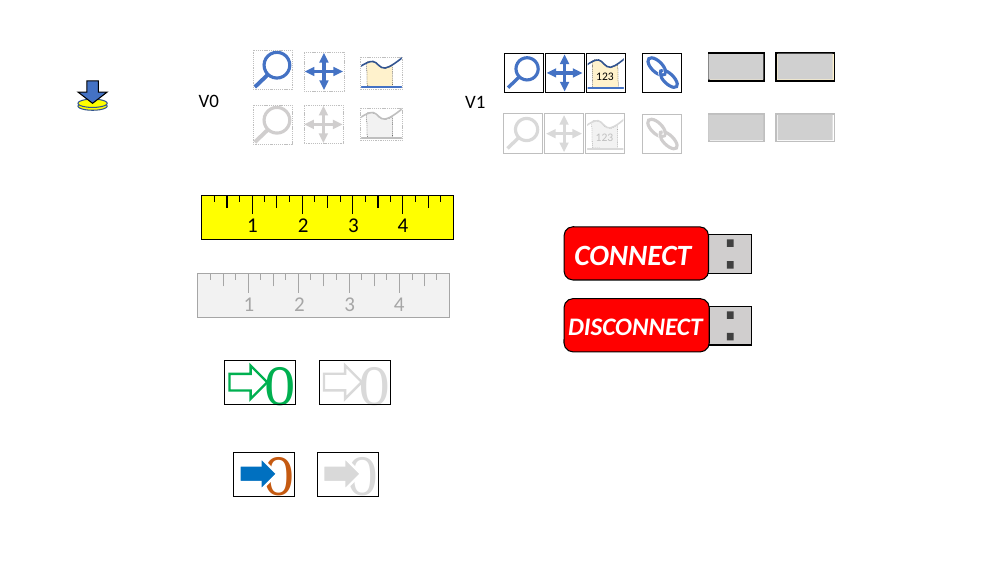
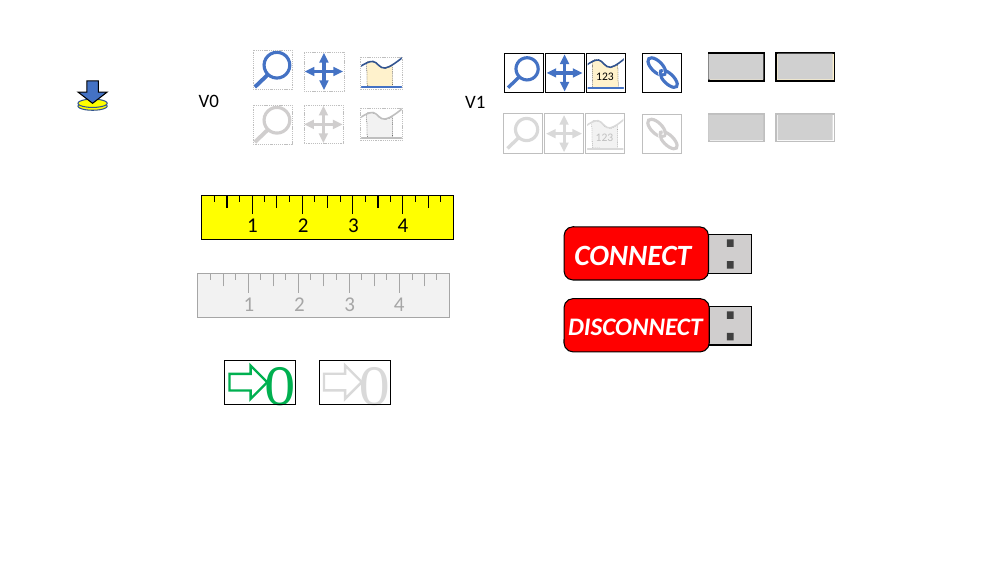
Before and after one commit to matsselen/IOLabWeb, a slide deck: slide 1 of images/IOLabWebImages.pptx. Drawn at 1008x567 pixels with LibreOffice and Linux fonts; fonts in the diff are those of the drawing; grey boxes stand for pictures. Boxes give left, top, right and bottom in pixels: in the first picture for what was removed or moved away, otherwise in the second. Text is boxed around its words. In the diff, an @@ line names an element or a change of style, - is before the commit and + after.

```diff
--- a/images/IOLabWebImages.pptx
+++ b/images/IOLabWebImages.pptx
@@ rectangle removed at (233,453,294,497) @@
@@ right arrow removed at (240,457,278,491) @@
@@ text removed at (264,452,293,497) @@
-0
@@ rectangle removed at (317,453,378,497) @@
@@ right arrow removed at (324,457,361,491) @@
@@ text removed at (348,452,377,497) @@
-0
```
Also in this commit, not shown: 1 slide added, 4 other files.
